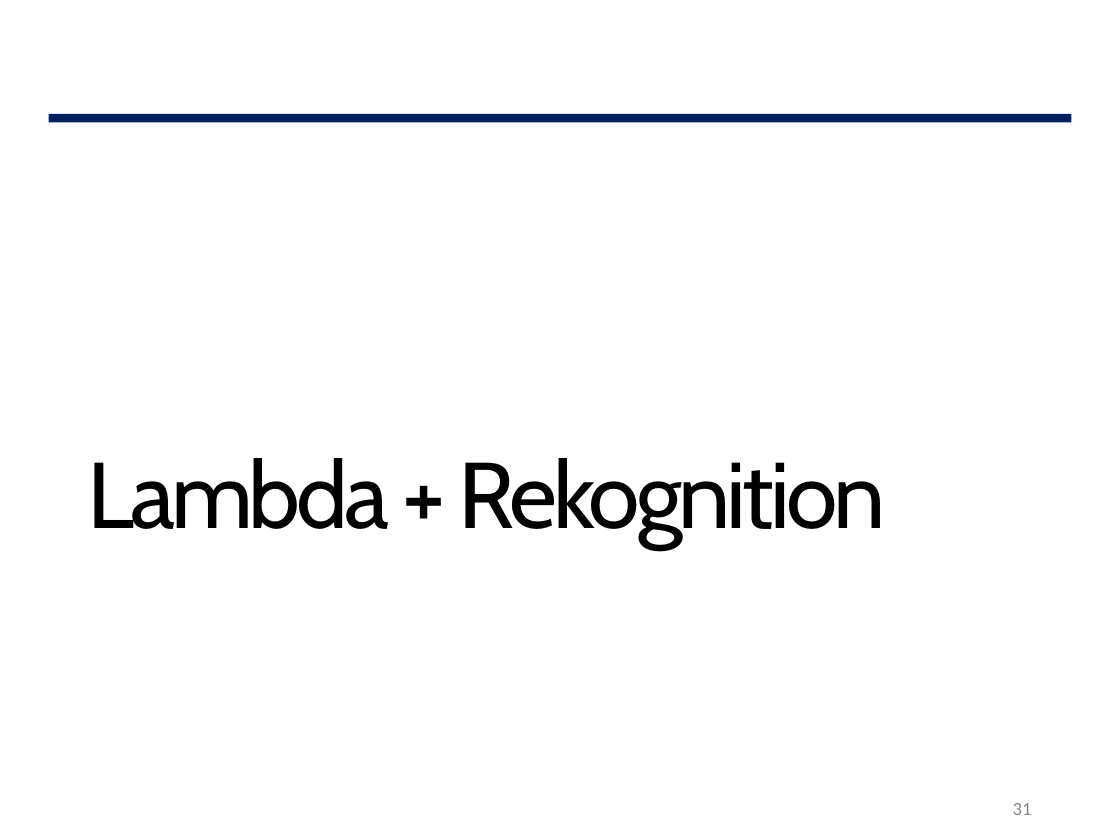
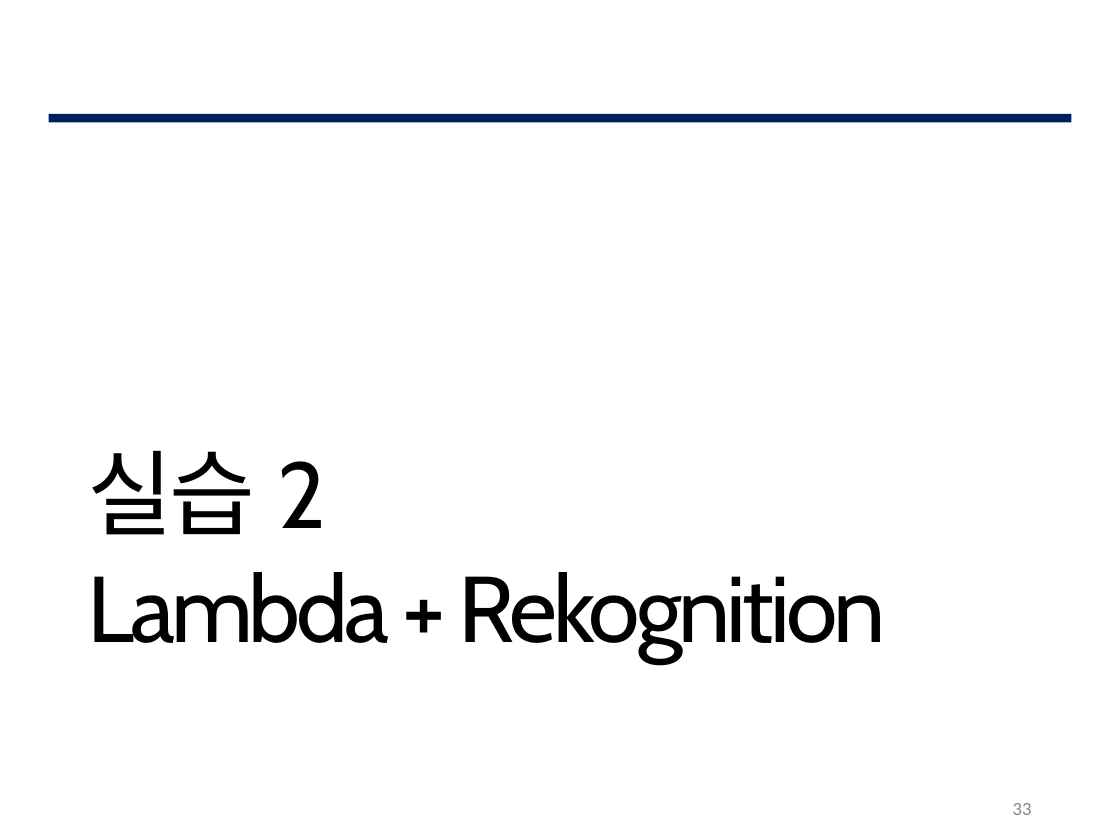
Before and after one commit to G0DCH/AWS_Rekognition_Slide, a slide deck: slide 33 of ppt/AWS Rekognition Slide.pptx (slide 31 before the commit). Drawn at 1120x840 pixels with LibreOffice and Linux fonts; fonts in the diff are those of the drawing; background and template pictures are left out. Boxes give left, top, right and bottom in pixels: in the first picture for what was removed or moved away, otherwise in the second. Text is boxed around its words. In the diff, an @@ line names an element or a change of style, - is before the commit and + after.

```diff
--- a/ppt/AWS Rekognition Slide.pptx
+++ b/ppt/AWS Rekognition Slide.pptx
@@ text at (88,450,326,535): paragraph added @@
+실습 2
@@ page number at (1013,803,1032,815): text changed @@
-31
+33
```
Also in this commit, not shown: 36 other slides changed, 3 slides added, 3 slides removed.
